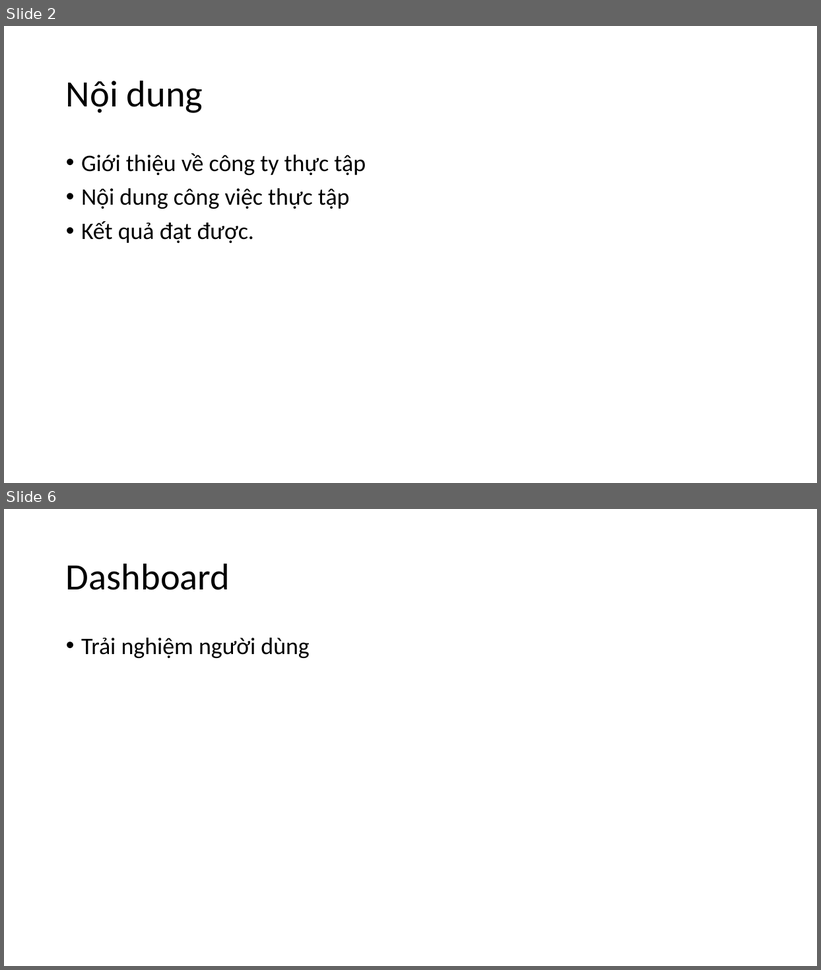
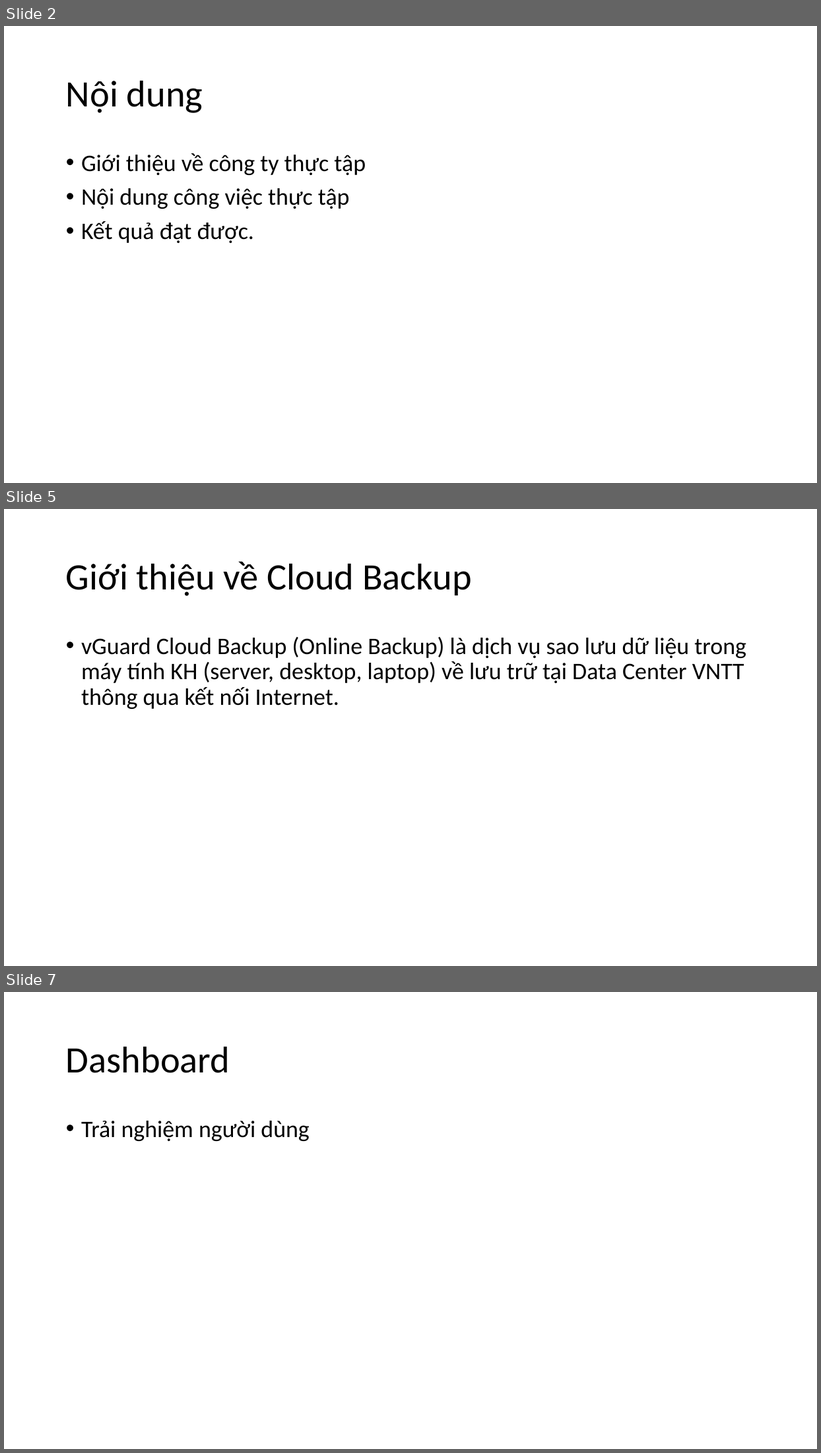
Before and after one commit to nguyenmanhphuc/DoAnA, a slide deck: BÁO CÁO THỰC TẬP.pptx. Shown one above the other, each under a label of ours: slides 2 and 6 before the commit, slides 2, 5 and 7 after it; the slides between them are not shown. The pictures are 821x970 and 821x1453 pixels, drawn with LibreOffice and Linux fonts; fonts in the diff are those of the drawing. Boxes give left, top, right and bottom in pixels: in the first picture for what was removed or moved away, otherwise in the second. Text is boxed around its words. In the diff, an @@ line names an element or a change of style, - is before the commit and + after.

```diff
--- a/BÁO CÁO THỰC TẬP.pptx
+++ b/BÁO CÁO THỰC TẬP.pptx
@@ slide 5 added at (4, 509, 817, 966), background #FFFFFF @@
@@ title added at (66, 561, 472, 596), 44 pt, text #000000 @@
+Giới thiệu về Cloud Backup
@@ text added at (81, 637, 746, 709), 28 pt, text #000000 @@
+• vGuard Cloud Backup (Online Backup) là dịch vụ sao lưu dữ liệu trong máy tính KH (server, desktop, laptop) về lưu trữ tại Data Center VNTT thông qua kết nối Internet.
@@ what was slide 6 is now slide 7 @@
```
Also in this commit, not shown: 3 slides changed, 1 other slide added, 1 slide removed.
